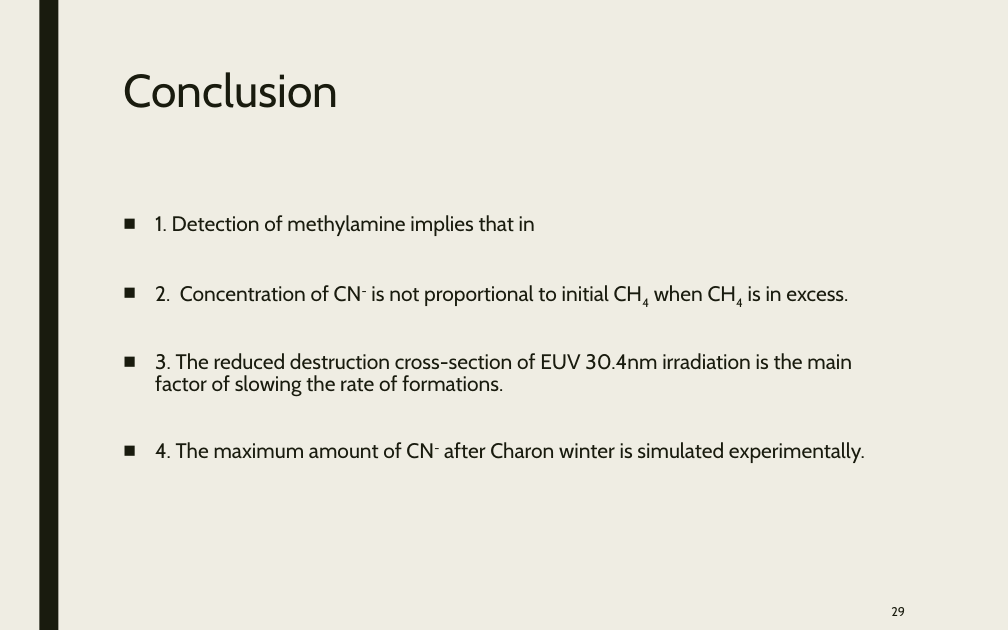
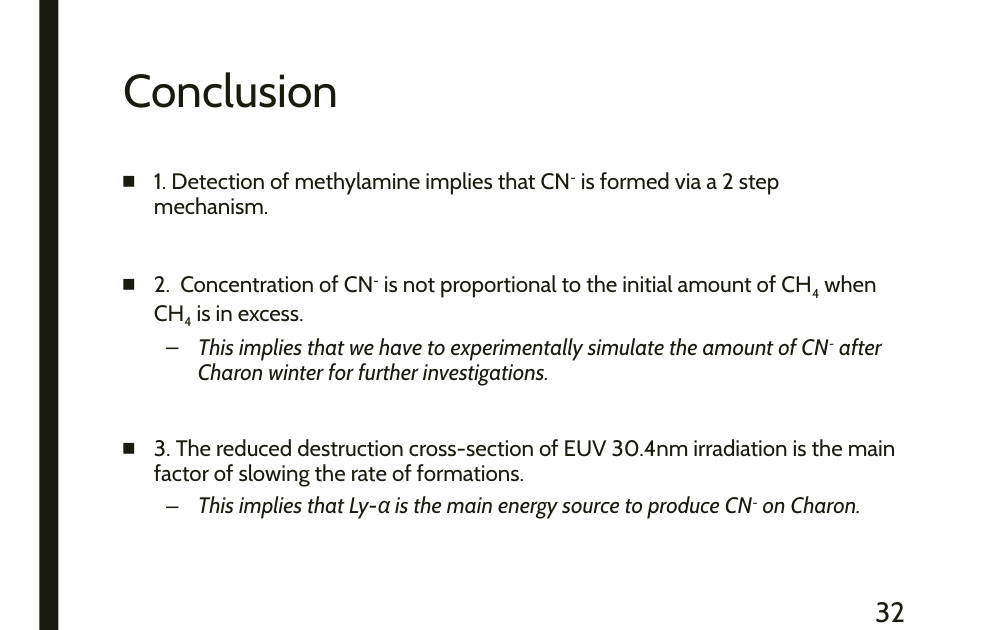
Before and after one commit to samuello1228/lily, a slide deck: slide 32 of doc/VUV and EUV irradiation of CH4 + NH3.pptx (slide 29 before the commit). Drawn at 1008x630 pixels with LibreOffice and Linux fonts; fonts in the diff are those of the drawing. Boxes give left, top, right and bottom in pixels: in the first picture for what was removed or moved away, otherwise in the second. Text is boxed around its words. In the diff, an @@ line names an element or a change of style, - is before the commit and + after.

```diff
--- a/doc/VUV and EUV irradiation of CH4 + NH3.pptx
+++ b/doc/VUV and EUV irradiation of CH4 + NH3.pptx
@@ background #EFEDE3 to #FFFFFF @@
@@ text "1. Detection of methylamine implies ...": place and size @@
-text "1. Detection of methylamine implies ..." at <box>155,215,865,463</box>
+text "1. Detection of methylamine implies ..." at <box>154,172,896,519</box>
@@ text at <box>154,172,882,386</box>: text changed; size 15 to 16 pt @@
-■ 1. Detection of methylamine implies that in
-■ 2. Concentration of CN- is not proportional to initial CH4 when CH4 is in excess.
+■ 1. Detection of methylamine implies that CN- is formed via a 2 step mechanism.
+■ 2. Concentration of CN- is not proportional to the initial amount of CH4 when CH4 is in excess.
+  – This implies that we have to experimentally simulate the amount of CN- after Charon winter for further investigations.
@@ text at <box>154,439,896,487</box>: size 15 to 16 pt in "3. The reduced destruction cross-section of EUV ..."; line spacing 0.84 to 0.94 @@
@@ text at <box>198,496,861,519</box>: text changed; size 15 to 16 pt; italic on @@
-■ 4. The maximum amount of CN- after Charon winter is simulated experimentally.
+  – This implies that Ly-α is the main energy source to produce CN- on Charon.
@@ page number at <box>875,602,905,623</box>: text changed; size 9 to 20 pt @@
-29
+32
```
Also in this commit, not shown: 27 other slides changed, 9 slides added, 1 slide removed, 1 other file.
